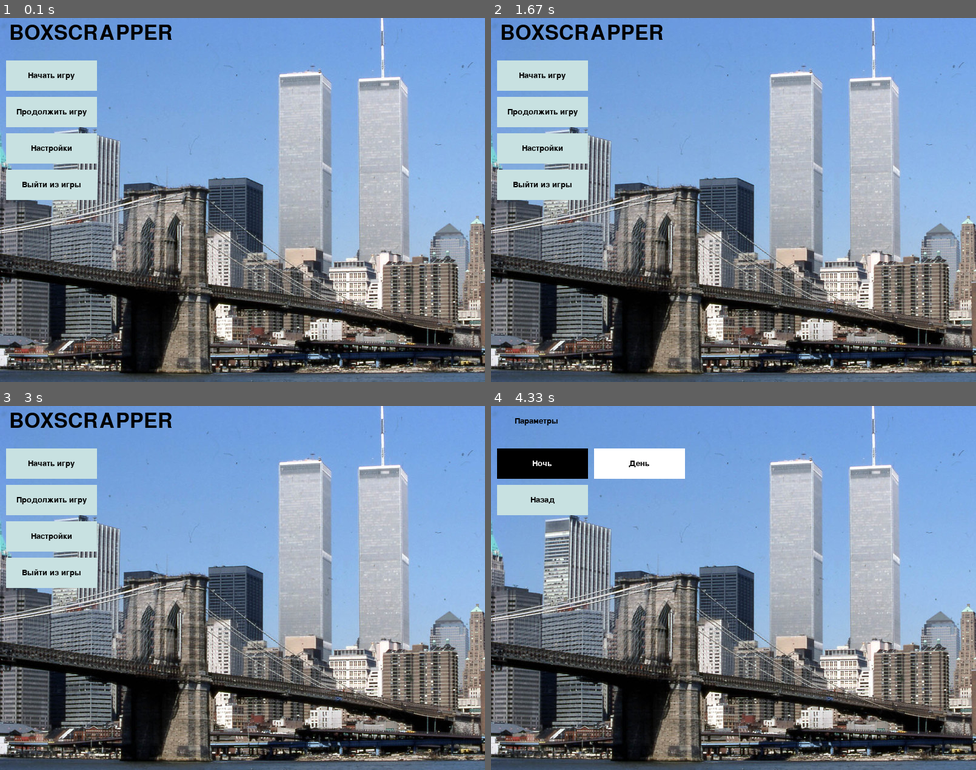
Above: before the commit, frames 1-4 (two rows, left to right).
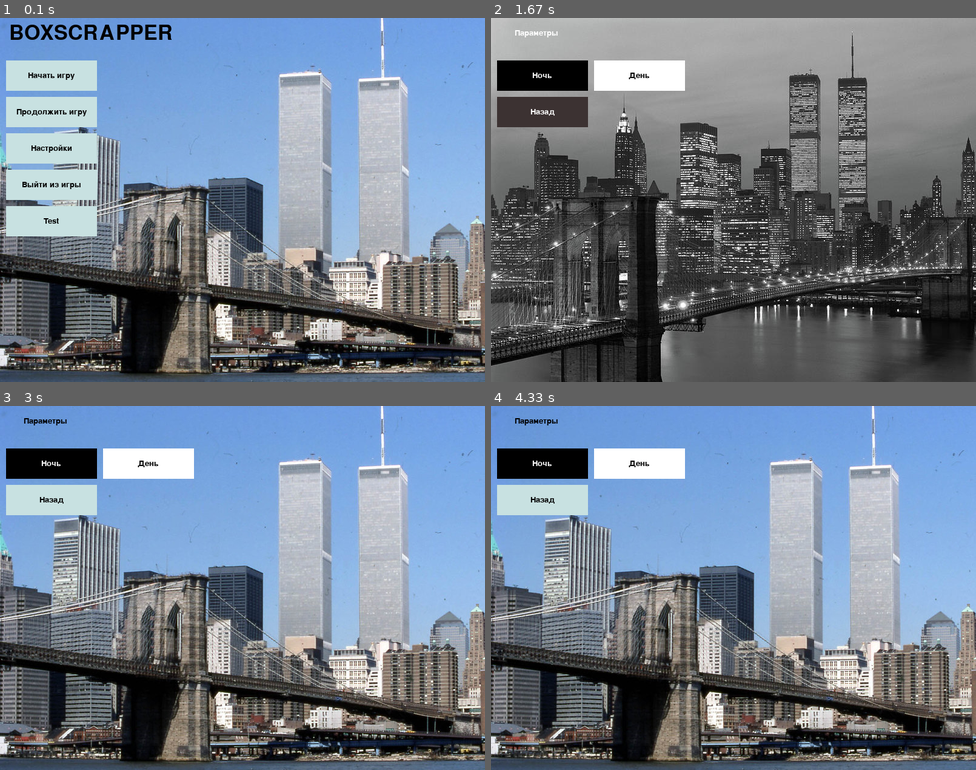
Above: after the commit, the same moments.

Repository: marcomarega/pygame_squad_project
Game: pygame game, started from main.py
Two runs of this game, one before a commit and one after it. Both use one fixed random seed, a clock stepped at 60 frames per second and the inputs below.
Inputs (mouse positions are in pixels of both pictures, inside the frame that each line leads up to):
- Up to frame 1 (0.1 s): no input
- Up to frame 2 (1.67 s): click (544, 76) at 0.38 s; click (544, 221) at 0.72 s; click (733, 200) at 1.05 s; click (544, 76) at 1.38 s
- Up to frame 3 (3 s): click (150, 464) at 1.72 s; click (53, 464) at 2.05 s; click (150, 464) at 2.38 s
- Up to frame 4 (4.33 s): click (544, 500) at 3.22 s; click (573, 537) at 4.05 s

The runs differ from the first frame. In frame 1, 1.5% of the frame differs, in the area x 1-20%, y 51-60%; in frame 2, 90%, in the area x 0-100%, y 0-100%; in frame 3, 6.9%; in frame 4, nothing differs.

Commit message:
Added pause menu

Diff:
--- a/UserInterfafce/menu_screens.py
+++ b/UserInterfafce/menu_screens.py
@@ -23,6 +23,8 @@
                          .connect((lambda: self.intent.set_intent(SettingsScreen, self.theme))))
         self.add_element(Button(self, Rect(10, 250, 150, 50), "Выйти из игры")
                          .connect(lambda: terminate()))
+        self.add_element(Button(self, Rect(10, 310, 150, 50), "Test")
+                         .connect(lambda: self.intent.set_intent(PauseMenuScreen, self.theme)))
 
 
 class SettingsScreen(Screen):
@@ -45,3 +47,17 @@
             Button(self, Rect(10, 130, 150, 50), "Назад")
             .connect(lambda: self.intent.set_intent(MainMenuScreen, self.theme))
         )
+
+
+class PauseMenuScreen(Screen):
+    def __init__(self, screen, intent, theme, *args):
+        super(PauseMenuScreen, self).__init__(screen, theme)
+        self.intent = intent
+        self.args = args
+
+        self.add_element(Button(self, Rect((self.display.get_width() - 200)//2, 215, 200, 50), "Сохранить и выйти")
+                         .connect(lambda: self.intent.set_intent(MainMenuScreen, self.theme)))
+        self.add_element(Button(self, Rect((self.display.get_width() - 200)//2, 275, 200, 50), "Перейти в меню настроек")
+                         .connect(lambda: self.intent.set_intent(SettingsScreen, self.theme)))
+        self.add_element(Button(self, Rect((self.display.get_width() - 200)//2, 335, 200, 50), "Продолжить")
+                         .connect(lambda: print(9)))
